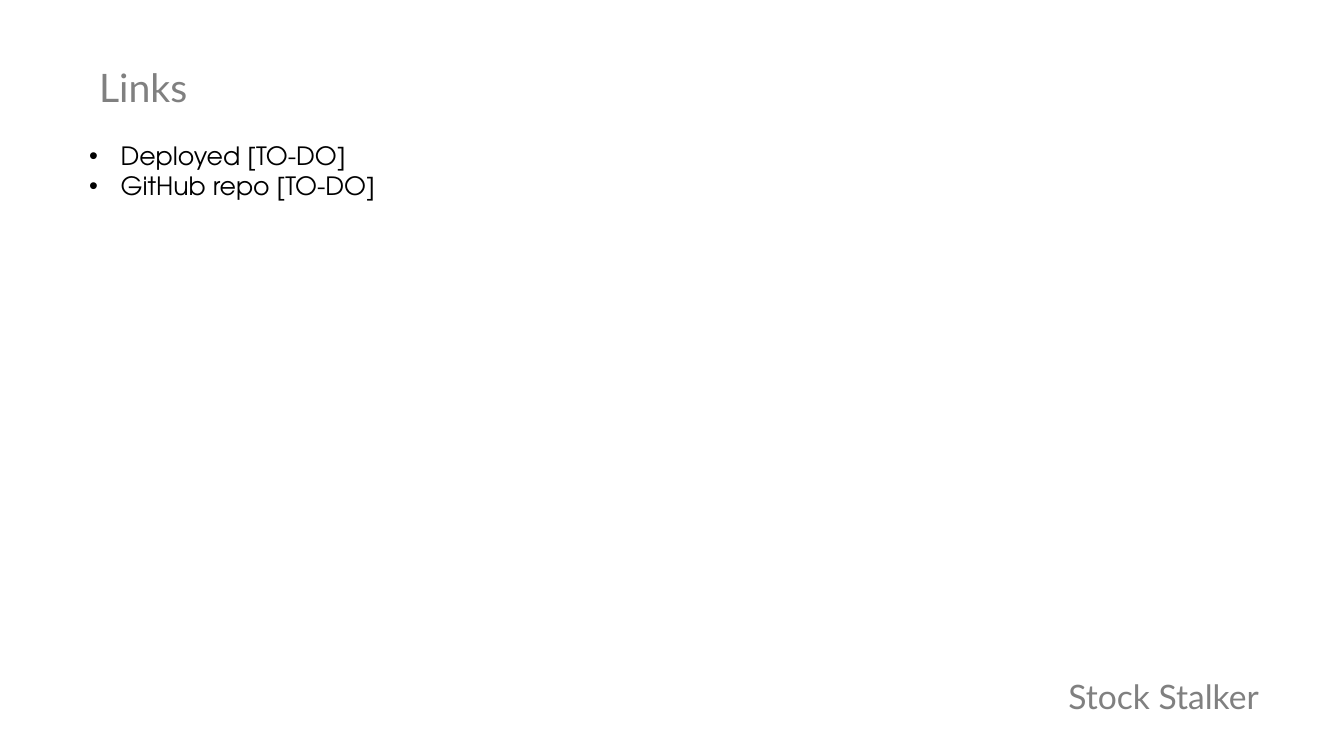
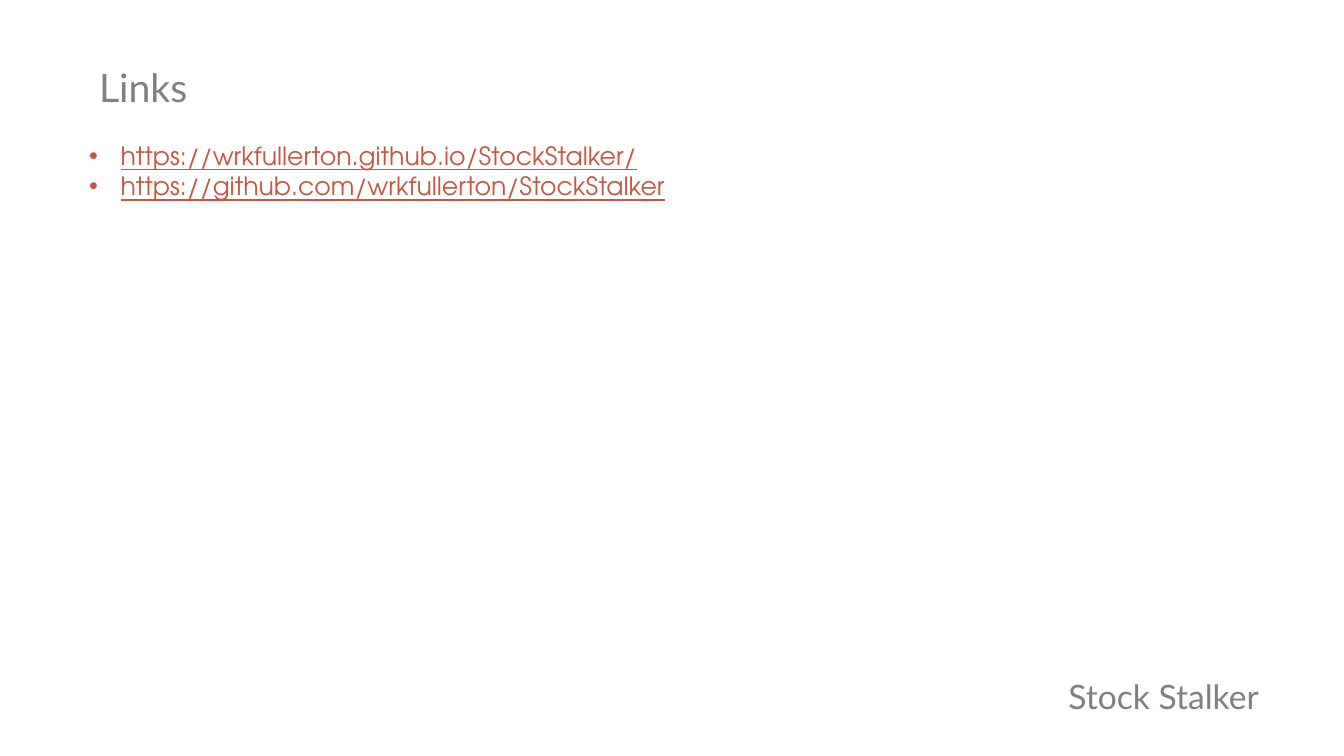
Before and after one commit to wrkfullerton/StockStalker, a slide deck: slide 7 of deck.pptx. Drawn at 1344x756 pixels with LibreOffice and Linux fonts; fonts in the diff are those of the drawing. Boxes give left, top, right and bottom in pixels: in the first picture for what was removed or moved away, otherwise in the second. Text is boxed around its words. In the diff, an @@ line names an element or a change of style, - is before the commit and + after.

```diff
--- a/deck.pptx
+++ b/deck.pptx
@@ text at <box>121,146,665,201</box>: text changed; text colour #000000 to #C15845 @@
-• Deployed [TO-DO]
-• GitHub repo [TO-DO]
+• https://wrkfullerton.github.io/StockStalker/
+• https://github.com/wrkfullerton/StockStalker
```
Also in this commit, not shown: 2 other files.
